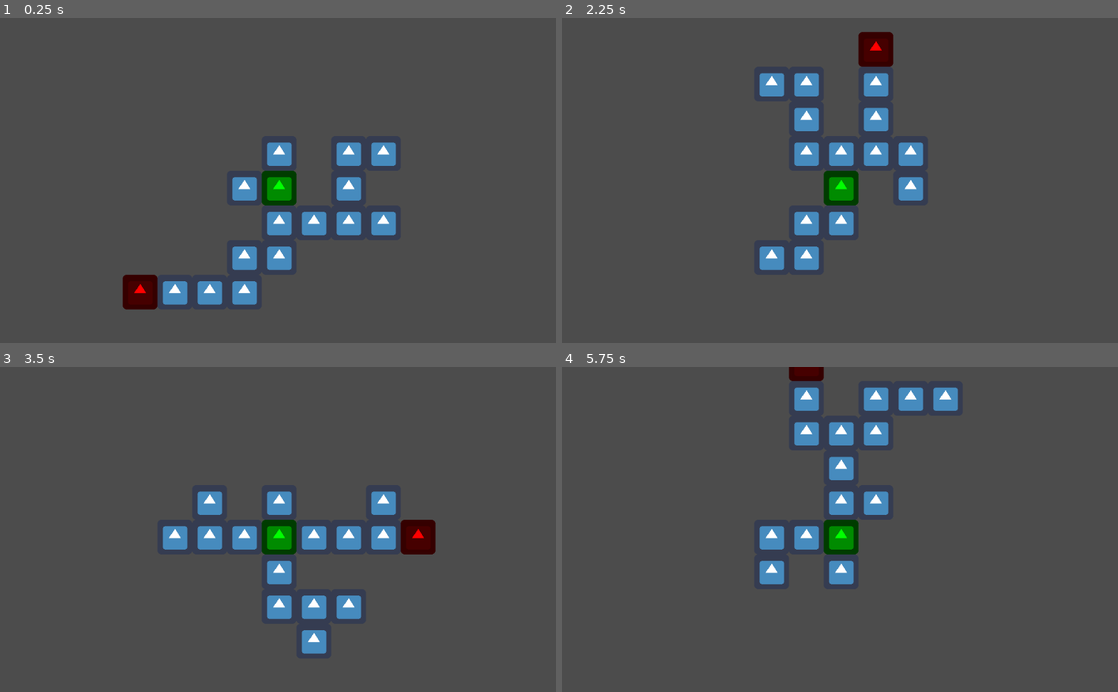
Above: before the commit, frames 1-4 (two rows, left to right).
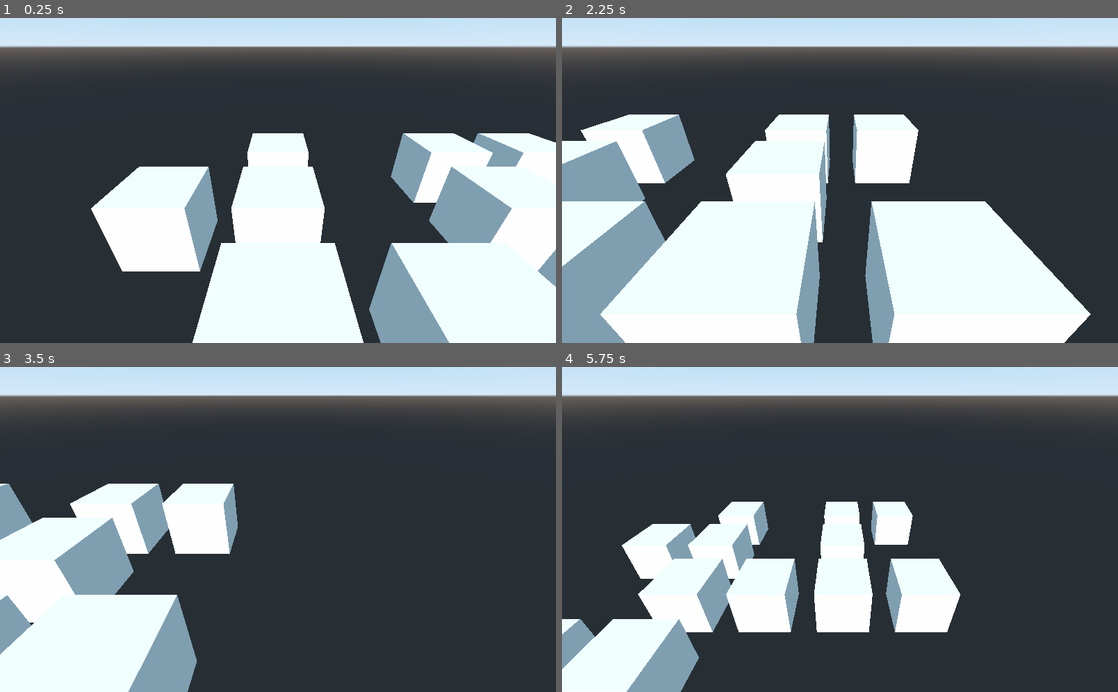
Above: after the commit, the same moments.

Repository: jegor377/RouglikeMapGeneration
Game: Godot game, scene res://3DMap.tscn
The game is run twice, just before and just after one commit, with the same random seed, the same clock (stepped at 60 frames per second) and the same inputs. Before the commit the project starts from res://MapGenerator.tscn. The engine's default icon, where the game draws it, is replaced by a stand-in: a white triangle on a blue panel in a dark square.
Inputs (mouse positions are in pixels of both pictures, inside the frame that each line leads up to):
- Up to frame 1 (0.25 s): no input
- Up to frame 2 (2.25 s): tap Enter at 0.5 s; move the mouse to (962, 164) at 0.52 s; hold D 0.53-1.25 s; tap Q at 0.6, 2.1 s; click (962, 164) at 0.67 s; tap E at 0.8 s; drag from (728, 196) to (812, 245) at 1.27 s; move the mouse to (895, 109) at 2.02 s; hold D from 2.03 s (still down); click (895, 109) at 2.17 s
- Up to frame 3 (3.5 s): tap E at 2.3 s; release D at 2.75 s; drag from (250, 594) to (111, 480) at 2.77 s
- Up to frame 4 (5.75 s): move the mouse to (1006, 578) at 3.52 s; hold A 3.53-4.25 s; tap Q at 3.6, 5.1 s; click (1006, 578) at 3.67 s; tap E at 3.8, 5.3 s; drag from (673, 480) to (756, 448) at 4.27 s; move the mouse to (867, 529) at 5.02 s; hold S from 5.03 s (still down); click (867, 529) at 5.17 s

The runs differ from the first frame. In frame 1, 93% of the frame differs, in the area x 0-100%, y 0-100%; in frame 2, 93%; in frame 3, 93%; in frame 4, 94%.

Commit message:
Made 3D generation.

Diff:
--- /dev/null
+++ b/3DMap.tscn
@@ -0,0 +1,16 @@
+[gd_scene load_steps=3 format=2]
+
+[ext_resource path="res://camera.gd" type="Script" id=1]
+[ext_resource path="res://GeneratedMap.gd" type="Script" id=2]
+
+[node name="Spatial" type="Spatial"]
+
+[node name="Camera" type="Camera" parent="."]
+transform = Transform( 1, 0, 0, 0, 0.866025, 0.5, 0, -0.5, 0.866025, 0, 4, 5 )
+script = ExtResource( 1 )
+
+[node name="DirectionalLight" type="DirectionalLight" parent="."]
+transform = Transform( 1, 0, 0, 0, 0.866025, 0.5, 0, -0.5, 0.866025, 0, 13, 5.19615 )
+
+[node name="GeneratedMap" type="Spatial" parent="."]
+script = ExtResource( 2 )
--- /dev/null
+++ b/GeneratedMap.gd
@@ -0,0 +1,9 @@
+extends Spatial
+
+
+func _ready():
+	var map = RouglikeMap.new(16)
+	for room in map.rooms:
+		var box := CSGBox.new()
+		box.transform.origin = Vector3(3 * room[0], 0, 3 * room[1])
+		add_child(box)
--- a/MapGenerator.tscn
+++ b/MapGenerator.tscn
@@ -6,7 +6,7 @@
 script = ExtResource( 1 )
 
 [node name="Timer" type="Timer" parent="."]
-wait_time = 0.25
+wait_time = 3.0
 autostart = true
 
 [connection signal="timeout" from="Timer" to="." method="_on_Timer_timeout"]
--- /dev/null
+++ b/camera.gd
@@ -0,0 +1,98 @@
+extends Camera
+
+export(float, 0.0, 1.0) var sensitivity = 0.3
+
+# Mouse state
+var _mouse_position = Vector2(0.0, 0.0)
+var _total_pitch = 0.0
+
+# Movement state
+var _direction = Vector3(0.0, 0.0, 0.0)
+var _velocity = Vector3(0.0, 0.0, 0.0)
+var _acceleration = 40
+var _deceleration = -15
+var _vel_multiplier = 8
+
+# Keyboard state
+var _w = false
+var _s = false
+var _a = false
+var _d = false
+var _q = false
+var _e = false
+
+func _input(event):
+	# Receives mouse motion
+	if event is InputEventMouseMotion:
+		_mouse_position = event.relative
+
+	# Receives mouse button input
+	if event is InputEventMouseButton:
+		match event.button_index:
+			BUTTON_RIGHT: # Only allows rotation if right click down
+				Input.set_mouse_mode(Input.MOUSE_MODE_CAPTURED if event.pressed else Input.MOUSE_MODE_VISIBLE)
+			BUTTON_WHEEL_UP: # Increases max velocity
+				_vel_multiplier = clamp(_vel_multiplier * 1.1, 0.2, 20)
+			BUTTON_WHEEL_DOWN: # Decereases max velocity
+				_vel_multiplier = clamp(_vel_multiplier / 1.1, 0.2, 20)
+
+	# Receives key input
+	if event is InputEventKey:
+		match event.scancode:
+			KEY_W:
+				_w = event.pressed
+			KEY_S:
+				_s = event.pressed
+			KEY_A:
+				_a = event.pressed
+			KEY_D:
+				_d = event.pressed
+			KEY_Q:
+				_q = event.pressed
+			KEY_E:
+				_e = event.pressed
+
+# Updates mouselook and movement every frame
+func _process(delta):
+	_update_mouselook()
+	_update_movement(delta)
+
+# Updates camera movement
+func _update_movement(delta):
+	# Computes desired direction from key states
+	_direction = Vector3(_d as float - _a as float,
+						 _e as float - _q as float,
+						 _s as float - _w as float)
+
+	# Computes the change in velocity due to desired direction and "drag"
+	# The "drag" is a constant acceleration on the camera to bring it's velocity to 0
+	var offset = _direction.normalized() * _acceleration * _vel_multiplier * delta \
+		+ _velocity.normalized() * _deceleration * _vel_multiplier * delta
+
+	# Checks if we should bother translating the camera
+	if _direction == Vector3.ZERO and offset.length_squared() > _velocity.length_squared():
+		# Sets the velocity to 0 to prevent jittering due to imperfect deceleration
+		_velocity = Vector3.ZERO
+	else:
+		# Clamps speed to stay within maximum value (_vel_multiplier)
+		_velocity.x = clamp(_velocity.x + offset.x, -_vel_multiplier, _vel_multiplier)
+		_velocity.y = clamp(_velocity.y + offset.y, -_vel_multiplier, _vel_multiplier)
+		_velocity.z = clamp(_velocity.z + offset.z, -_vel_multiplier, _vel_multiplier)
+
+		translate(_velocity * delta)
+
+# Updates mouse look
+func _update_mouselook():
+	# Only rotates mouse if the mouse is captured
+	if Input.get_mouse_mode() == Input.MOUSE_MODE_CAPTURED:
+		_mouse_position *= sensitivity
+		var yaw = _mouse_position.x
+		var pitch = _mouse_position.y
+		_mouse_position = Vector2(0, 0)
+
+		# Prevents looking up/down too far
+		pitch = clamp(pitch, -90 - _total_pitch, 90 - _total_pitch)
+		_total_pitch += pitch
+
+		rotate_y(deg2rad(-yaw))
+		rotate_object_local(Vector3(1,0,0), deg2rad(-pitch))
--- a/project.godot
+++ b/project.godot
@@ -21,7 +21,7 @@
 [application]
 
 config/name="RougelikeMapGeneration"
-run/main_scene="res://MapGenerator.tscn"
+run/main_scene="res://3DMap.tscn"
 config/icon="res://icon.png"
 
 [physics]
